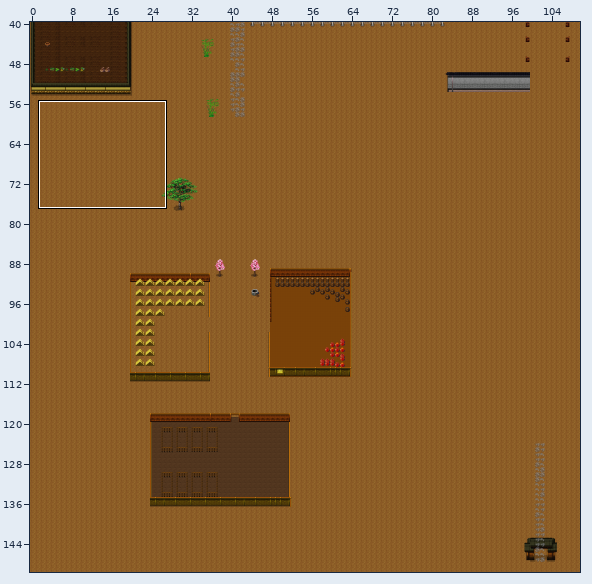
An edit to a level. Tiled map, core/assets/tileMaps/wuguan-keting.tmx. The picture above shows the old version from afar; the outline marks the close-up.
Close-up. As it was:
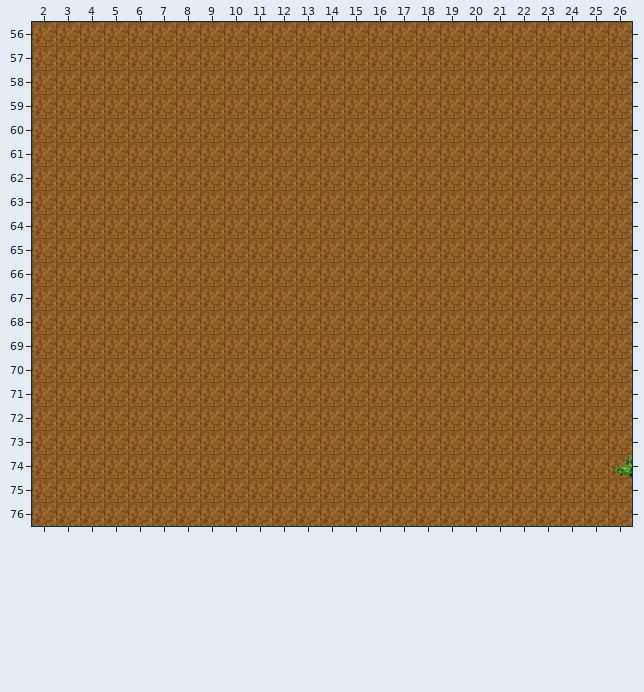
Cells are 32x32 px. Shown: x 2..26, y 56..76. The commit also changed other parts of the map, which this record leaves out.
After:
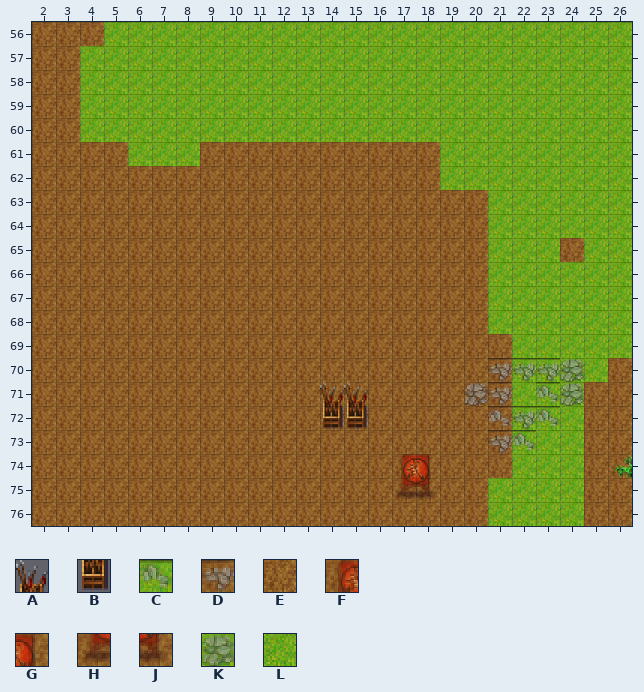
Key: from "TileBig": A 196, B 204, C 745, D 746, E 848, F 2376, G 2377, H 2384, J 2385, K 3714, L 4880.
_ is an empty cell, . an unchanged one.
See-through tiles are keyed as they look on the map.
The exact change:
--- layer "floor"
@@ x 4..26 @@
-56 .EEEEEEEEEEEEEEEEEEEEEE
-57 EEEEEEEEEEEEEEEEEEEEEEE
-58 EEEEEEEEEEEEEEEEEEEEEEE
-59 EEEEEEEEEEEEEEEEEEEEEEE
-60 EEEEEEEEEEEEEEEEEEEEEEE
-61 ..EEE..........EEEEEEEE
-62 ...............EEEEEEEE
-63 .................EEEEEE
-64 .................EEEEEE
-65 .................EEE.EE
-66 .................EEEEEE
-67 .................EEEEEE
-68 .................EEEEEE
-69 ..................EEEEE
-70 ..................EEEE.
-71 ..................EEE..
-72 ..................EEE..
-73 ..................EEE..
-74 ..................EEE..
-75 .................EEEE..
-76 .................EEEE..
+56 .LLLLLLLLLLLLLLLLLLLLLL
+57 LLLLLLLLLLLLLLLLLLLLLLL
+58 LLLLLLLLLLLLLLLLLLLLLLL
+59 LLLLLLLLLLLLLLLLLLLLLLL
+60 LLLLLLLLLLLLLLLLLLLLLLL
+61 ..LLL..........LLLLLLLL
+62 ...............LLLLLLLL
+63 .................LLLLLL
+64 .................LLLLLL
+65 .................LLL.LL
+66 .................LLLLLL
+67 .................LLLLLL
+68 .................LLLLLL
+69 ..................LLLLL
+70 ..................LLLL.
+71 ..................LLL..
+72 ..................LLL..
+73 ..................LLL..
+74 ..................LLL..
+75 .................LLLL..
+76 .................LLLL..
--- layer "obj"
@@ x 17..24 @@
-70 ....____
-71 ...__.__
-72 ....___.
-73 ....__..
-74 __......
-75 __......
+70 ....DDDK
+71 ...KD.CK
+72 ....CDC.
+73 ....DC..
+74 FG......
+75 HJ......
--- layer "cover"
@@ x 14..15 @@
-71 __
-72 __
+71 AA
+72 BB
Changed places in both close-ups, as pixel boxes (x1, y1, x2, y2):
changed: (80, 22, 632, 526)
